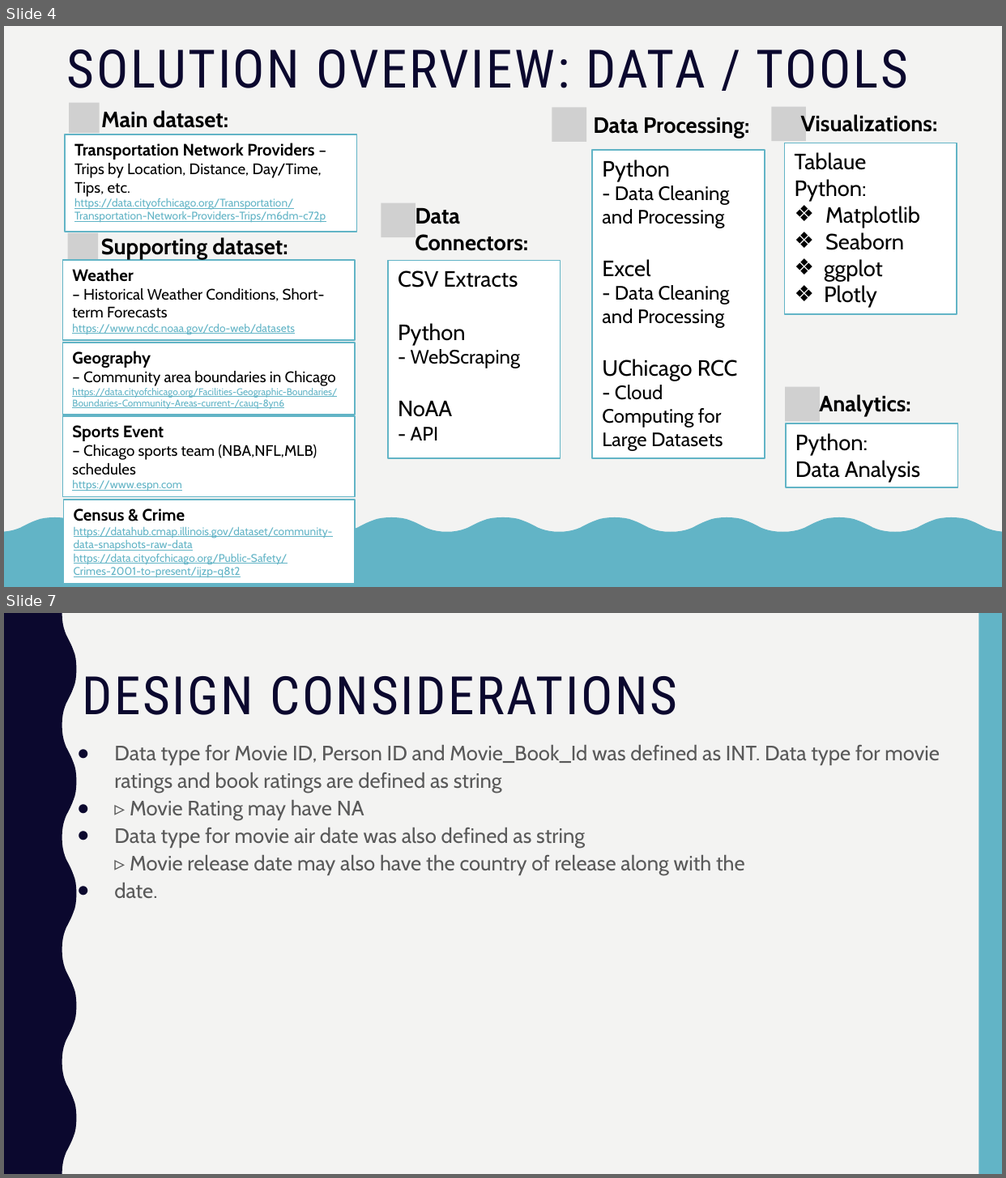
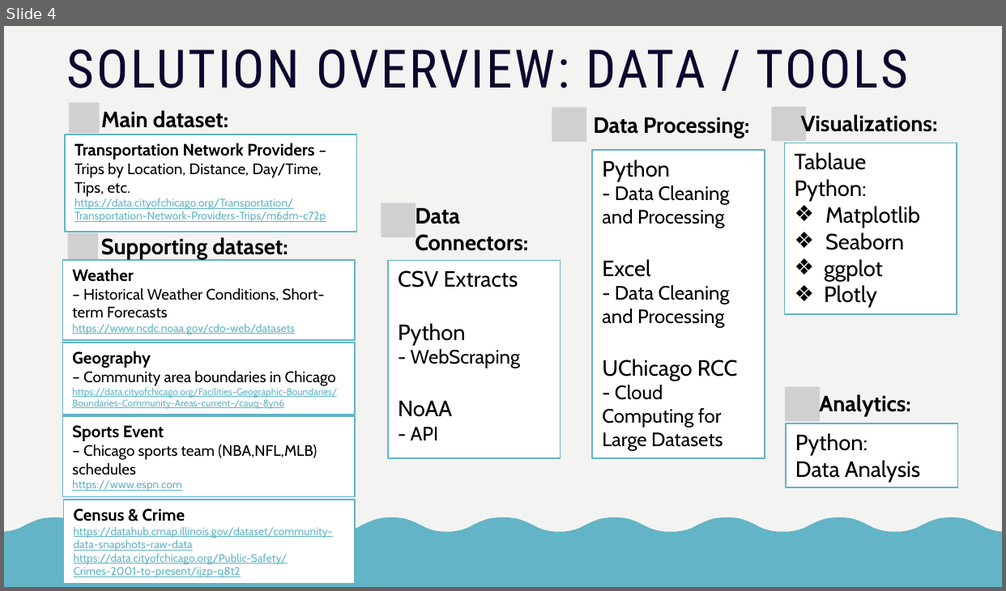
Before and after one commit to Data-Engineering-Platform-Final-Project/DEPA-FP-Files, a slide deck: DEPA Final Project PPT.pptx. Shown one above the other, each under a label of ours: slides 4 and 7 before the commit, slide 4 after it; the slides between them are not shown. The pictures are 1006x1178 and 1006x591 pixels, drawn with LibreOffice and Linux fonts; fonts in the diff are those of the drawing; grey boxes stand for pictures. Boxes give left, top, right and bottom in pixels: in the first picture for what was removed or moved away, otherwise in the second. Text is boxed around its words. In the diff, an @@ line names an element or a change of style, - is before the commit and + after.

```diff
--- a/DEPA Final Project PPT.pptx
+++ b/DEPA Final Project PPT.pptx
@@ slide 7 removed at box(4, 613, 1002, 1174), background #F3F3F2 @@
@@ freeform shape removed at box(4, 613, 77, 1174) @@
@@ rectangle removed at box(979, 613, 1002, 1174) @@
@@ title removed at box(82, 676, 677, 715) @@
-DESIGN CONSIDERATIONS
@@ text removed at box(114, 745, 940, 899) @@
-● Data type for Movie ID, Person ID and Movie_Book_Id was defined as INT. Data type for movie ratings and book ratings are defined as string
-● ▹ Movie Rating may have NA
-● Data type for movie air date was also defined as string
-  ▹ Movie release date may also have the country of release along with the
-● date.
```
Also in this commit, not shown: 2 slides changed, 2 slides added, 1 other slide removed.
